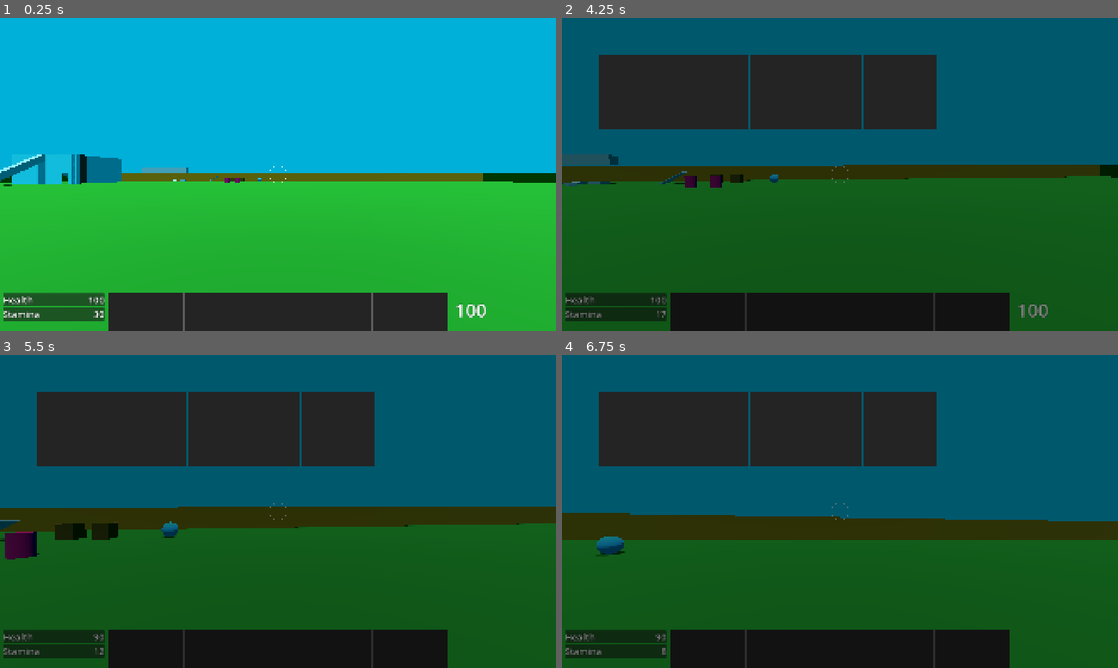
Above: before the commit, frames 1-4 (two rows, left to right).
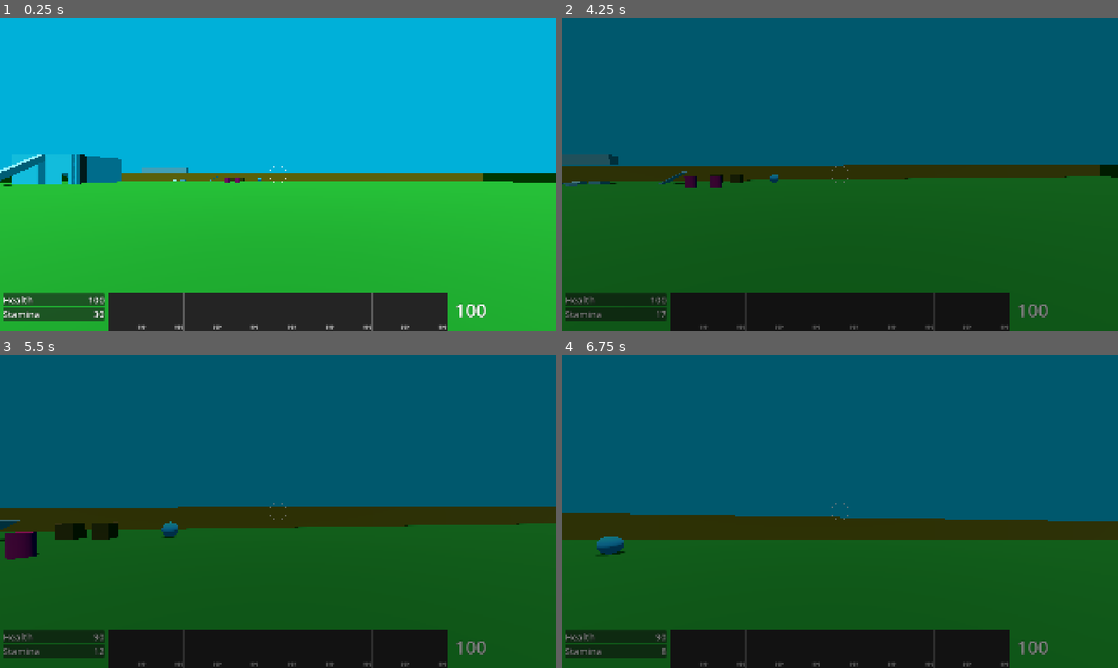
Above: after the commit, the same moments.

Repository: janisl/rpg-core
Game: Godot game, scene res://levels/test.tscn
Two runs of this game, one before a commit and one after it. Both use one fixed random seed, a clock stepped at 60 frames per second and the inputs below.
Inputs (mouse positions are in pixels of both pictures, inside the frame that each line leads up to):
- Up to frame 1 (0.25 s): no input
- Up to frame 2 (4.25 s): tap Enter at 0.5 s; move the mouse to (867, 174) at 0.52 s; hold Shift (crouch) 0.53-1.28 s; hold W (forward) from 0.53 s (still down); tap Space (jump) at 0.77, 1.52, 3.02, 3.77 s; move the mouse to (812, 174) at 1.27 s; tap T (cycle_ammo) at 1.35 s; move the mouse to (851, 168) at 2.02 s; hold E (interact) 2.03-2.78 s; move the mouse to (834, 180) at 2.77 s; click (834, 180) at 2.85 s; move the mouse to (878, 177) at 3.52 s; hold Ctrl (sprint) from 3.53 s (still down); tap Tab (inventory) at 4.15 s
- Up to frame 3 (5.5 s): keep holding W (forward); move the mouse to (233, 508) at 4.27 s; release Ctrl (sprint) at 4.28 s; tap Z (test) at 4.35 s; tap Space (jump) at 4.52 s; tap R (reload) at 4.9 s; move the mouse to (283, 511) at 5.02 s; tap 1 at 5.1 s
- Up to frame 4 (6.75 s): move the mouse to (817, 505) at 5.77 s; release W (forward) at 5.78 s; hold D (right) 5.78-6.53 s; tap Shift (crouch) at 5.85 s; tap Space (jump) at 6.02 s; move the mouse to (867, 511) at 6.52 s; hold W (forward) from 6.53 s (still down); tap T (cycle_ammo) at 6.6 s

The runs differ from the first frame. In frame 1, 0.2% of the frame differs, in the area x 24-81%, y 97-100%; in frame 2, 14%; in frame 3, 14%, in the area x 6-88%, y 11-100%; in frame 4, 14%.
Error after the commit: Out of bounds get index '0' (on base: 'Array[ItemStack]') (res://systems/weapon_manager.gd:39)

Commit message:
Remove item stack limit, add item weight.

Diff:
--- a/actors/player/player.tscn
+++ b/actors/player/player.tscn
@@ -19,7 +19,6 @@
 [ext_resource type="Script" uid="uid://cqmmur7bbutym" path="res://actors/player/player_ladder_movement_handler.gd" id="25_yeioo"]
 [ext_resource type="Script" uid="uid://le5w1cm0ul8p" path="res://addons/godot_state_charts/expression_guard.gd" id="30_j5me0"]
 [ext_resource type="Script" uid="uid://bk8ufns0cjpgj" path="res://systems/inventory/inventory.gd" id="31_4ihbh"]
-[ext_resource type="Script" uid="uid://ryjb8ge7pqnj" path="res://systems/inventory/item_stack.gd" id="32_4jc6f"]
 [ext_resource type="PackedScene" uid="uid://brg2prx3b1ap8" path="res://systems/attributes/health_attribute.tscn" id="35_qls60"]
 [ext_resource type="PackedScene" uid="uid://ce7bjv28uakxl" path="res://systems/attributes/stamina_attribute.tscn" id="44_a13rm"]
 
@@ -355,7 +354,6 @@
 
 [node name="Inventory" type="Node" parent="." unique_id=1686695142]
 script = ExtResource("31_4ihbh")
-slots = Array[ExtResource("32_4jc6f")]([null, null, null, null, null, null, null, null, null, null, null, null, null, null, null, null, null, null])
 metadata/_custom_type_script = "uid://bk8ufns0cjpgj"
 
 [node name="WieldController" type="Node3D" parent="." unique_id=264511219 node_paths=PackedStringArray("player", "camera", "first_person_parent", "third_person_parent")]
--- a/items/ammo/laser_ammo.tres
+++ b/items/ammo/laser_ammo.tres
@@ -15,6 +15,6 @@
 display_name = "ITEM NAME Laser ammo"
 description = "ITEM DESCRIPTION Laser ammo"
 icon = SubResource("GradientTexture2D_dxcik")
-max_stack = 250
+weight = 0.01
 pickup_scene = "uid://u5kjeyq7rd1m"
 pickup_sound = ExtResource("1_orenb")
--- a/items/ammo/pistol_ammo.tres
+++ b/items/ammo/pistol_ammo.tres
@@ -15,6 +15,6 @@
 display_name = "ITEM NAME Pistol ammo"
 description = "ITEM DESCRIPTION Pistol ammo"
 icon = SubResource("GradientTexture2D_dxcik")
-max_stack = 200
+weight = 0.05
 pickup_scene = "uid://b16alro8fspcn"
 pickup_sound = ExtResource("1_dxcik")
--- a/items/ammo/shotgun_ammo.tres
+++ b/items/ammo/shotgun_ammo.tres
@@ -15,6 +15,6 @@
 display_name = "ITEM NAME Shotgun ammo"
 description = "ITEM DESCRIPTION Shotgun ammo"
 icon = SubResource("GradientTexture2D_dxcik")
-max_stack = 50
+weight = 0.05
 pickup_scene = "uid://kcm3gee3e08y"
 pickup_sound = ExtResource("1_t5v2a")
--- a/items/ammo/shotgun_ammo2.tres
+++ b/items/ammo/shotgun_ammo2.tres
@@ -17,6 +17,6 @@
 display_name = "ITEM NAME Shotgun ammo2"
 description = "ITEM DESCRIPTION Shotgun ammo2"
 icon = SubResource("GradientTexture2D_dxcik")
-max_stack = 50
+weight = 0.05
 pickup_scene = "uid://drtbte28rd2iw"
 pickup_sound = ExtResource("1_srn2i")
--- a/items/weapons/laser/laser.tres
+++ b/items/weapons/laser/laser.tres
@@ -38,6 +38,8 @@
 display_name = "ITEM NAME Laser"
 description = "ITEM DESCRIPTION Laser"
 icon = SubResource("GradientTexture2D_wsopd")
+is_stacable = false
+weight = 2.0
 pickup_scene = "uid://bmq87quw8icqf"
 pickup_sound = ExtResource("5_wch0n")
 metadata/_custom_type_script = "uid://bjvp63efii4fn"
--- a/items/weapons/pistol/pistol.tres
+++ b/items/weapons/pistol/pistol.tres
@@ -38,6 +38,8 @@
 display_name = "ITEM NAME Pistol"
 description = "ITEM DESCRIPTION Pistol"
 icon = SubResource("GradientTexture2D_8hv22")
+is_stacable = false
+weight = 1.0
 pickup_scene = "uid://cbtrf5bt881ri"
 pickup_sound = ExtResource("7_4ccf2")
 metadata/_custom_type_script = "uid://bjvp63efii4fn"
--- a/items/weapons/shotgun/shotgun.tres
+++ b/items/weapons/shotgun/shotgun.tres
@@ -44,6 +44,8 @@
 display_name = "ITEM NAME Shotgun"
 description = "ITEM DESCRIPTION Shotgun"
 icon = SubResource("GradientTexture2D_8hv22")
+is_stacable = false
+weight = 3.0
 pickup_scene = "uid://c1w5e3ieei41o"
 pickup_sound = ExtResource("8_tigrw")
 metadata/_custom_type_script = "uid://bjvp63efii4fn"
--- a/systems/inventory/inventory.gd
+++ b/systems/inventory/inventory.gd
@@ -2,52 +2,33 @@
 extends Node
 
 signal changed
-signal slot_changed(index: int)
 
 @export var slots: Array[ItemStack]
 
 
-func add_item(item: ItemData, amount := 1, metadata: Dictionary[String, Variant] = {}) -> int:
+func add_item(item: ItemData, amount := 1, metadata: Dictionary[String, Variant] = {}):
 	if not item or amount <= 0:
-		return amount
-	return add_stack(ItemStack.new(item, amount, metadata))
+		return
+	add_stack(ItemStack.new(item, amount, metadata))
 
 
-func add_stack(stack: ItemStack) -> int:
+func add_stack(stack: ItemStack):
 	if not stack or not stack.is_valid:
-		return 0;
+		return
 
-	var remaining := stack.amount
 	for i in slots.size():
-		if remaining == 0:
-			break
 		if _is_empty(i):
 			continue
 		if not _can_stack(i, stack):
 			continue
 
-		var space := _get_space(i, stack.item)
-		var added_amount := mini(space, remaining)
-		slots[i].amount += added_amount
-		remaining -= added_amount
-		slot_changed.emit(i)
+		slots[i].amount += stack.amount
+		slots[i].emit_changed()
+		changed.emit()
+		return
 
-	for i in slots.size():
-		if remaining == 0:
-			break
-		if not _is_empty(i):
-			continue
-		if not _can_accept(i, stack):
-			continue
-
-		var space := _get_space(i, stack.item)
-		var added_amount := mini(space, remaining)
-		slots[i] = ItemStack.new(stack.item, added_amount, stack.metadata)
-		remaining -= added_amount
-		slot_changed.emit(i)
-
+	slots.append(stack)
 	changed.emit()
-	return remaining
 
 
 func remove_item(item: ItemData, amount := 1, exact: bool = true) -> bool:
@@ -74,8 +55,8 @@
 		stack.amount -= removed_amount
 		remaining -= removed_amount
 		if not stack.is_valid:
-			slots[i] = null
-		slot_changed.emit(i)
+			slots.erase(i)
+		stack.emit_changed()
 
 	changed.emit()
 	return remaining == 0
@@ -109,11 +90,3 @@
 func _can_stack(index: int, stack: ItemStack) -> bool:
 	var existing := slots[index]
 	return existing.item == stack.item and existing.metadata.recursive_equal(stack.metadata, 10)
-
-
-func _can_accept(_index: int, _stack: ItemStack) -> bool:
-	return true
-
-
-func _get_space(_index: int, item: ItemData) -> int:
-	return item.max_stack
--- a/systems/inventory/item_data.gd
+++ b/systems/inventory/item_data.gd
@@ -5,7 +5,8 @@
 @export var display_name := ""
 @export var description := ""
 @export var icon: Texture2D
-@export var max_stack := 1
+@export var is_stacable := true
+@export var weight := 0.0
 
 @export_file("*.tscn") var pickup_scene := ""
 
--- a/systems/weapon_manager.gd
+++ b/systems/weapon_manager.gd
@@ -4,7 +4,7 @@
 signal current_slot_changed
 
 var player: Player
-var current_slot := 1
+var current_slot := -1
 
 
 func _ready() -> void:
@@ -29,7 +29,7 @@
 
 
 func initialize_starting_weapon() -> void:
-	for slot in range(0, 9):
+	for slot in range(0, mini(9, player.inventory.slots.size())):
 		if player.inventory.slots[slot] and player.inventory.slots[slot].item is WeaponData:
 			switch_to_slot(slot)
 			return
@@ -46,9 +46,3 @@
 	for slot in range(0, 9):
 		if player.inventory.slots[slot] and player.inventory.slots[slot].item == weapon:
 			switch_to_slot(slot)
-
-
-func unlock_weapon(weapon: WeaponData) -> void:
-	player.inventory.add_item(weapon)
-	if not weapon.ammo_types.is_empty():
-		player.inventory.add_item(weapon.ammo_types[0], weapon.magazine_size)
--- a/ui/in_game_screen/in_game_screen.gd
+++ b/ui/in_game_screen/in_game_screen.gd
@@ -9,7 +9,7 @@
 
 
 func _ready() -> void:
-	_player = get_tree().get_nodes_in_group("player")[0]
+	_player = get_tree().get_first_node_in_group("player")
 
 
 func show_screen() -> void:
@@ -32,4 +32,4 @@
 	for i in _player.inventory.slots.size():
 		var slot := ITEM_SLOT_CONTROL.instantiate() as ItemSlotControl
 		slots_container.add_child(slot)
-		slot.init(_player.inventory, i)
+		slot.init(_player.inventory.slots[i])
--- a/ui/in_game_screen/item_slot_control.gd
+++ b/ui/in_game_screen/item_slot_control.gd
@@ -1,36 +1,31 @@
 class_name ItemSlotControl
 extends ColorRect
 
-var _inventory: Inventory
-var _index: int
+var _stack: ItemStack
 
 @onready var item_icon: TextureRect = $ItemIcon
 @onready var amount_label: Label = $AmountLabel
 
 
-func init(inventory: Inventory, index: int) -> void:
-	_inventory = inventory
-	_index = index
+func init(stack: ItemStack) -> void:
+	_stack = stack
 	_update_slot()
-	_inventory.slot_changed.connect(_on_slot_changed)
+	_stack.changed.connect(_on_slot_changed)
 
 
-func _on_slot_changed(index: int) -> void:
-	if index != _index:
-		return
+func _on_slot_changed() -> void:
 	_update_slot()
 
 
 func _update_slot() -> void:
-	var stack := _inventory.slots[_index]
-	if not stack or not stack.is_valid:
-		item_icon.visible = false
+	if not _stack or not _stack.is_valid:
+		queue_free()
+		return
+
+	item_icon.visible = true
+	item_icon.texture = _stack.item.icon
+	if _stack.amount == 1:
 		amount_label.visible = false
 	else:
-		item_icon.visible = true
-		item_icon.texture = stack.item.icon
-		if stack.amount == 1:
-			amount_label.visible = false
-		else:
-			amount_label.visible = true
-			amount_label.text = str(stack.amount)
+		amount_label.visible = true
+		amount_label.text = str(_stack.amount)
--- a/ui/player_hud/player_hud.gd
+++ b/ui/player_hud/player_hud.gd
@@ -19,10 +19,7 @@
 
 	_player = get_tree().get_first_node_in_group("player")
 
-	for i in 9:
-		var slot := ITEM_SLOT_CONTROL.instantiate() as ItemSlotControl
-		hotbar_container.add_child(slot)
-		slot.init(_player.inventory, i)
+	_update_slots()
 
 	Managers.weapon_manager.current_slot_changed.connect(_update_current_slot)
 
@@ -45,6 +42,7 @@
 
 
 func _on_inventory_changed() -> void:
+	_update_slots()
 	_update_ammo_label()
 
 
@@ -64,6 +62,9 @@
 
 
 func _update_ammo_label() -> void:
+	if Managers.weapon_manager.current_slot < 0:
+		return
+
 	var weapon := _player.inventory.slots[Managers.weapon_manager.current_slot]
 	if not weapon or weapon.item is not WeaponData:
 		ammo_label.visible = false
@@ -91,3 +92,14 @@
 
 func _on_nothing_detected() -> void:
 	interact_label.visible = false
+
+
+func _update_slots() -> void:
+	for c in hotbar_container.get_children():
+		c.queue_free()
+
+	for i in 9:
+		var slot := ITEM_SLOT_CONTROL.instantiate() as ItemSlotControl
+		hotbar_container.add_child(slot)
+		if i < _player.inventory.slots.size():
+			slot.init(_player.inventory.slots[i])
